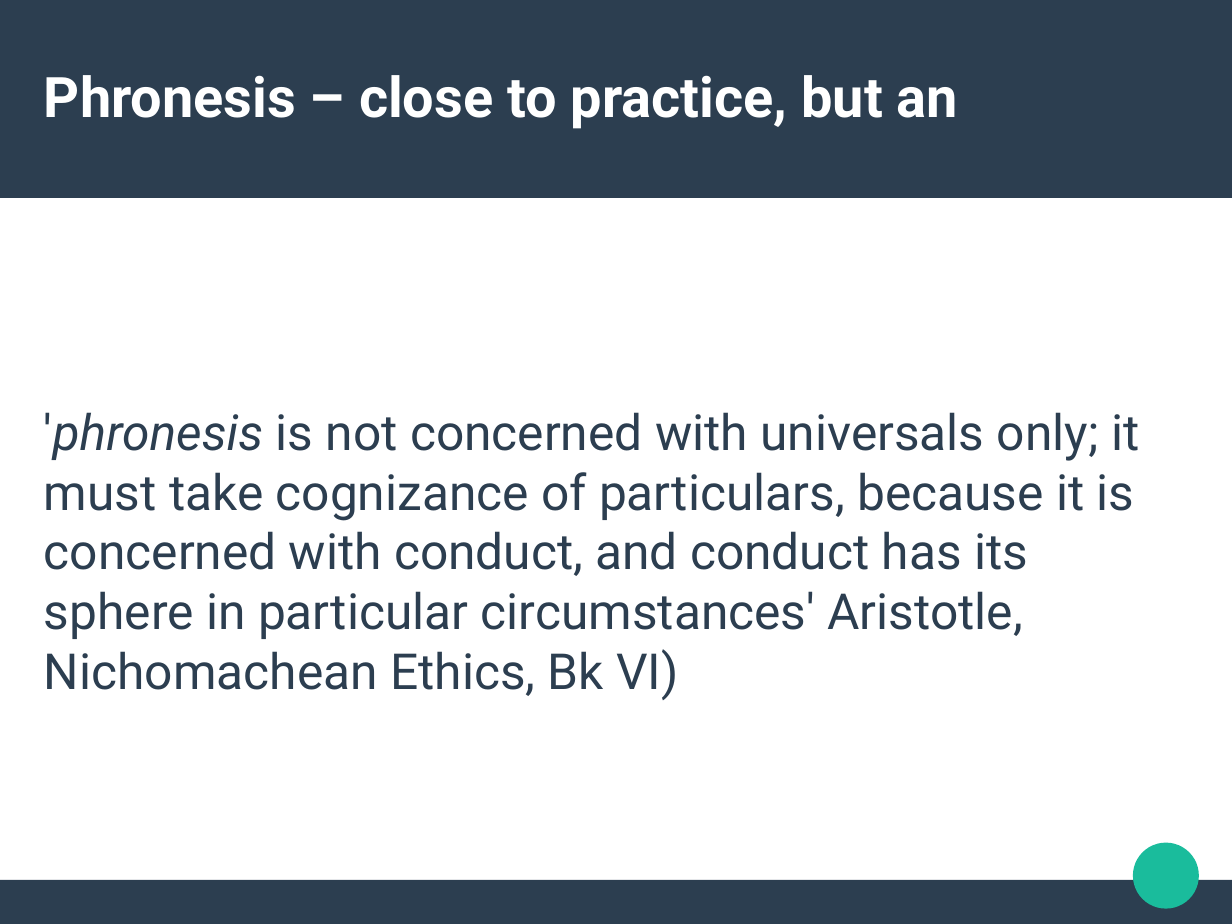
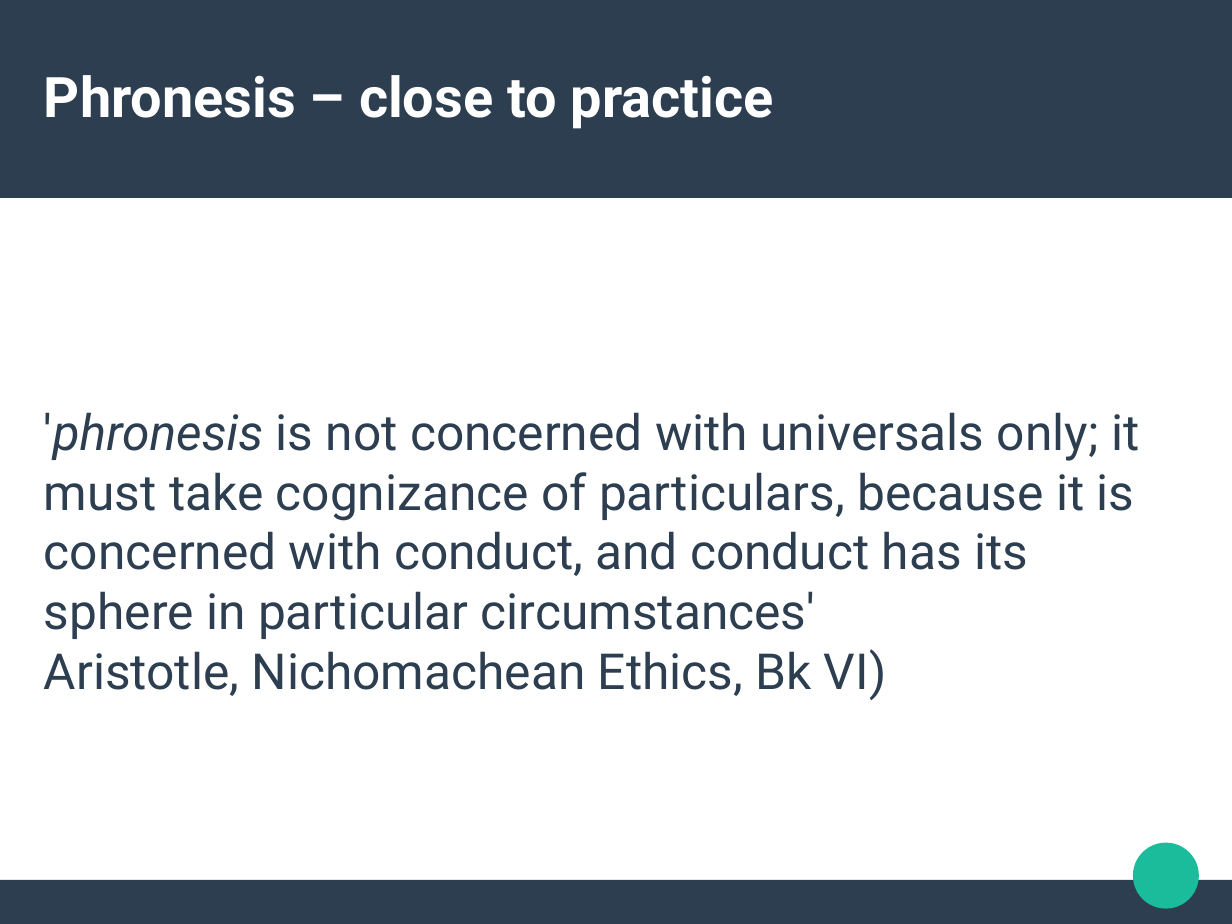
Before and after one commit to rian39/digital_ethics, a slide deck: slide 7 of digital_ethics_slides.odp. Drawn at 1232x924 pixels with LibreOffice and Linux fonts; fonts in the diff are those of the drawing. Boxes give left, top, right and bottom in pixels: in the first picture for what was removed or moved away, otherwise in the second. Text is boxed around its words. In the diff, an @@ line names an element or a change of style, - is before the commit and + after.

Commit message:
adding slides

```diff
--- a/digital_ethics_slides.odp
+++ b/digital_ethics_slides.odp
@@ title at box(44, 75, 774, 129): text changed @@
-Phronesis – close to practice, but an
+Phronesis – close to practice
@@ subtitle at box(44, 412, 1139, 700): text changed @@
-'phronesis is not concerned with universals only; it must take cognizance of particulars, because it is concerned with conduct, and conduct has its sphere in particular circumstances' Aristotle, Nichomachean Ethics, Bk VI)
+'phronesis is not concerned with universals only; it must take cognizance of particulars, because it is concerned with conduct, and conduct has its sphere in particular circumstances'
+Aristotle, Nichomachean Ethics, Bk VI)
```
Also in this commit, not shown: 3 other slides changed, 1 slide added.
